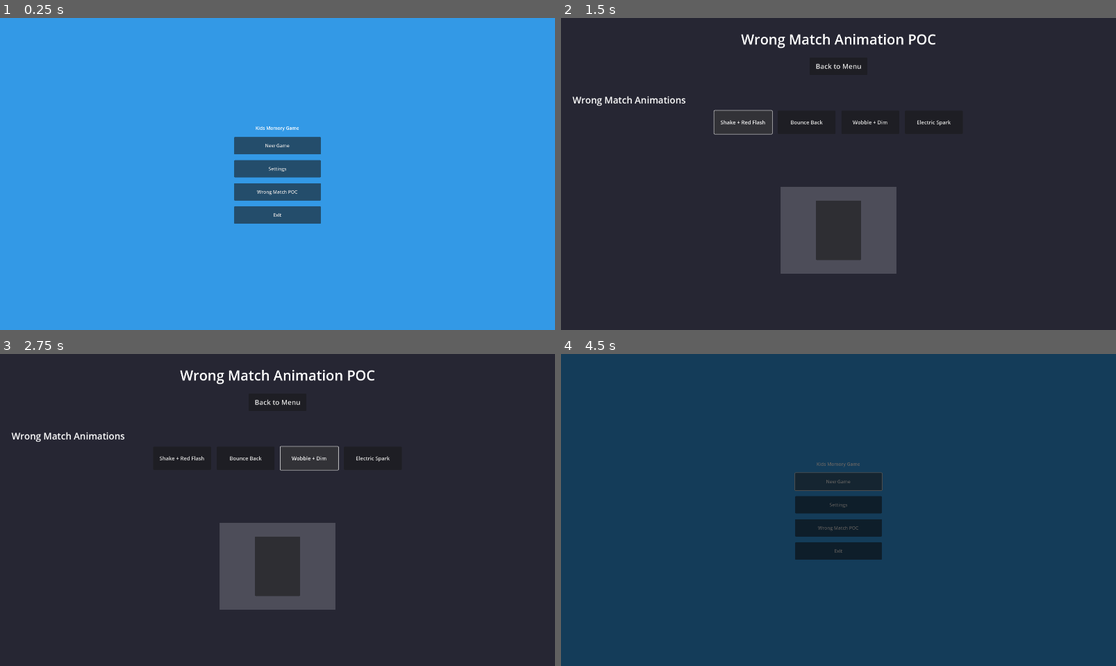
Above: before the commit, frames 1-4 (two rows, left to right).
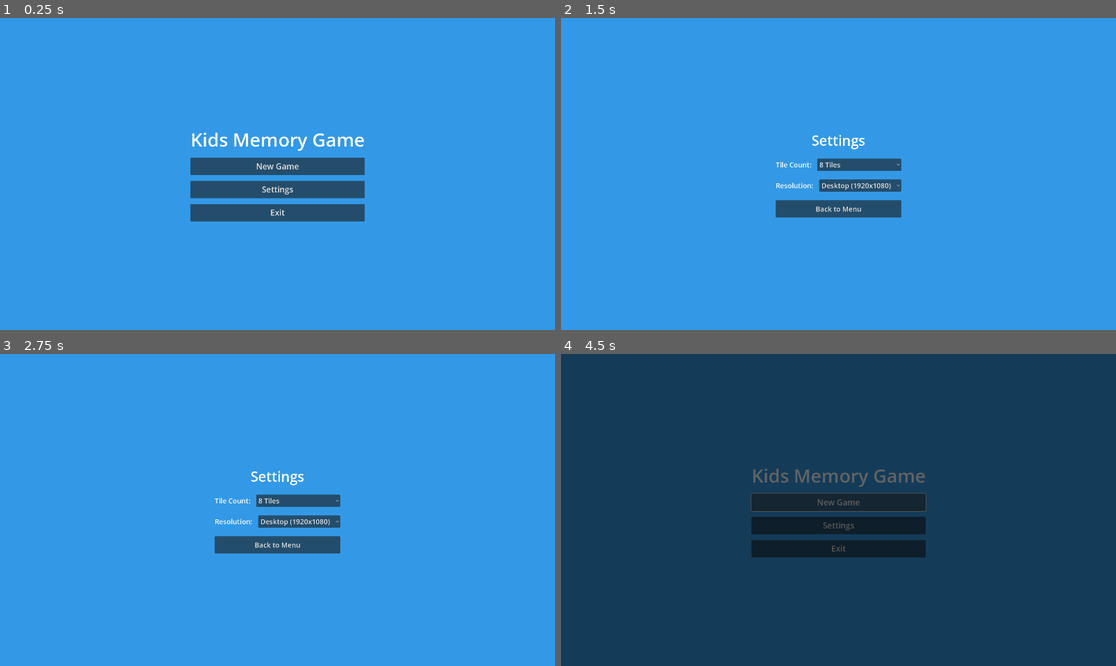
Above: after the commit, the same moments.

Repository: ccjx/kids-memory-game
Game: Godot game, scene res://scenes/MainMenu.tscn
The game is run twice, just before and just after one commit, with the same random seed, the same clock (stepped at 60 frames per second) and the same inputs.
Inputs (mouse positions are in pixels of both pictures, inside the frame that each line leads up to):
- Up to frame 1 (0.25 s): no input
- Up to frame 2 (1.5 s): click (838, 192) at 0.5 s, where only the run before the commit has a clickable "Wrong Match POC"; click (744, 120) at 1.25 s, where only the run before the commit has a clickable "Shake + Red Flash"
- Up to frame 3 (2.75 s): click (310, 456) at 2 s, where only the run before the commit has a clickable "Wobble + Dim"
- Up to frame 4 (4.5 s): click (932, 456) at 2.75 s, where only the run before the commit has a clickable "Electric Spark"; click "Back to Menu" at 3.5 s; click "New Game" at 4.25 s

The runs differ from the first frame. In frame 1, 4.9% of the frame differs, in the area x 34-66%, y 34-66%; in frame 2, 100%, in the area x 0-100%, y 0-100%; in frame 3, 100%; in frame 4, 4.9%.

Commit message:
implemented R4, fix bugs

Diff:
--- a/scenes/MainMenu.tscn
+++ b/scenes/MainMenu.tscn
@@ -51,11 +51,6 @@
 layout_mode = 2
 text = "Settings"
 
-[node name="WrongMatchPOCButton" type="Button" parent="VBoxContainer"]
-custom_minimum_size = Vector2(0, 60)
-layout_mode = 2
-text = "Wrong Match POC"
-
 [node name="ExitButton" type="Button" parent="VBoxContainer"]
 custom_minimum_size = Vector2(0, 60)
 layout_mode = 2
--- a/scenes/WrongMatchPOC.tscn
+++ /dev/null
@@ -1,147 +0,0 @@
-[gd_scene load_steps=2 format=3 uid="uid://b7xqm3pk2whe"]
-
-[ext_resource type="Script" path="res://scripts/WrongMatchPOC.gd" id="1_wrong_script"]
-
-[node name="WrongMatchPOC" type="Control"]
-layout_mode = 3
-anchors_preset = 15
-anchor_right = 1.0
-anchor_bottom = 1.0
-grow_horizontal = 2
-grow_vertical = 2
-script = ExtResource("1_wrong_script")
-
-[node name="ColorRect" type="ColorRect" parent="."]
-layout_mode = 1
-anchors_preset = 15
-anchor_right = 1.0
-anchor_bottom = 1.0
-grow_horizontal = 2
-grow_vertical = 2
-color = Color(0.15, 0.15, 0.2, 1)
-
-[node name="MarginContainer" type="MarginContainer" parent="."]
-layout_mode = 1
-anchors_preset = 15
-anchor_right = 1.0
-anchor_bottom = 1.0
-grow_horizontal = 2
-grow_vertical = 2
-theme_override_constants/margin_left = 40
-theme_override_constants/margin_top = 40
-theme_override_constants/margin_right = 40
-theme_override_constants/margin_bottom = 40
-
-[node name="VBoxContainer" type="VBoxContainer" parent="MarginContainer"]
-layout_mode = 2
-theme_override_constants/separation = 30
-
-[node name="Title" type="Label" parent="MarginContainer/VBoxContainer"]
-layout_mode = 2
-theme_override_font_sizes/font_size = 48
-text = "Wrong Match Animation POC"
-horizontal_alignment = 1
-
-[node name="BackButton" type="Button" parent="MarginContainer/VBoxContainer"]
-custom_minimum_size = Vector2(200, 60)
-layout_mode = 2
-size_flags_horizontal = 4
-theme_override_font_sizes/font_size = 24
-text = "Back to Menu"
-
-[node name="HSeparator" type="HSeparator" parent="MarginContainer/VBoxContainer"]
-layout_mode = 2
-
-[node name="WrongMatchSection" type="VBoxContainer" parent="MarginContainer/VBoxContainer"]
-layout_mode = 2
-theme_override_constants/separation = 15
-
-[node name="WrongMatchTitle" type="Label" parent="MarginContainer/VBoxContainer/WrongMatchSection"]
-layout_mode = 2
-theme_override_font_sizes/font_size = 32
-text = "Wrong Match Animations"
-
-[node name="WrongMatchButtons" type="HBoxContainer" parent="MarginContainer/VBoxContainer/WrongMatchSection"]
-layout_mode = 2
-size_flags_horizontal = 4
-theme_override_constants/separation = 20
-
-[node name="ShakeRedFlash" type="Button" parent="MarginContainer/VBoxContainer/WrongMatchSection/WrongMatchButtons"]
-custom_minimum_size = Vector2(200, 80)
-layout_mode = 2
-theme_override_font_sizes/font_size = 18
-text = "Shake + Red Flash"
-
-[node name="BounceBack" type="Button" parent="MarginContainer/VBoxContainer/WrongMatchSection/WrongMatchButtons"]
-custom_minimum_size = Vector2(200, 80)
-layout_mode = 2
-theme_override_font_sizes/font_size = 18
-text = "Bounce Back"
-
-[node name="WobbleDim" type="Button" parent="MarginContainer/VBoxContainer/WrongMatchSection/WrongMatchButtons"]
-custom_minimum_size = Vector2(200, 80)
-layout_mode = 2
-theme_override_font_sizes/font_size = 18
-text = "Wobble + Dim"
-
-[node name="ElectricSpark" type="Button" parent="MarginContainer/VBoxContainer/WrongMatchSection/WrongMatchButtons"]
-custom_minimum_size = Vector2(200, 80)
-layout_mode = 2
-theme_override_font_sizes/font_size = 18
-text = "Electric Spark"
-
-[node name="DemoArea" type="CenterContainer" parent="MarginContainer/VBoxContainer"]
-custom_minimum_size = Vector2(0, 300)
-layout_mode = 2
-size_flags_vertical = 3
-
-[node name="DemoPanel" type="Panel" parent="MarginContainer/VBoxContainer/DemoArea"]
-custom_minimum_size = Vector2(400, 300)
-layout_mode = 2
-
-[node name="Background" type="ColorRect" parent="MarginContainer/VBoxContainer/DemoArea/DemoPanel"]
-layout_mode = 1
-anchors_preset = 15
-anchor_right = 1.0
-anchor_bottom = 1.0
-grow_horizontal = 2
-grow_vertical = 2
-color = Color(0.3, 0.3, 0.35, 1)
-
-[node name="DemoCard" type="TextureRect" parent="MarginContainer/VBoxContainer/DemoArea/DemoPanel"]
-layout_mode = 1
-anchors_preset = 8
-anchor_left = 0.5
-anchor_top = 0.5
-anchor_right = 0.5
-anchor_bottom = 0.5
-offset_left = -75.0
-offset_top = -100.0
-offset_right = 75.0
-offset_bottom = 100.0
-grow_horizontal = 2
-grow_vertical = 2
-pivot_offset = Vector2(75, 100)
-expand_mode = 1
-stretch_mode = 5
-
-[node name="CardBorder" type="Panel" parent="MarginContainer/VBoxContainer/DemoArea/DemoPanel"]
-layout_mode = 1
-anchors_preset = 8
-anchor_left = 0.5
-anchor_top = 0.5
-anchor_right = 0.5
-anchor_bottom = 0.5
-offset_left = -78.0
-offset_top = -103.0
-offset_right = 78.0
-offset_bottom = 103.0
-grow_horizontal = 2
-grow_vertical = 2
-mouse_filter = 2
-
-[connection signal="pressed" from="MarginContainer/VBoxContainer/BackButton" to="." method="_on_back_button_pressed"]
-[connection signal="pressed" from="MarginContainer/VBoxContainer/WrongMatchSection/WrongMatchButtons/ShakeRedFlash" to="." method="_on_shake_red_flash_pressed"]
-[connection signal="pressed" from="MarginContainer/VBoxContainer/WrongMatchSection/WrongMatchButtons/BounceBack" to="." method="_on_bounce_back_pressed"]
-[connection signal="pressed" from="MarginContainer/VBoxContainer/WrongMatchSection/WrongMatchButtons/WobbleDim" to="." method="_on_wobble_dim_pressed"]
-[connection signal="pressed" from="MarginContainer/VBoxContainer/WrongMatchSection/WrongMatchButtons/ElectricSpark" to="." method="_on_electric_spark_pressed"]
--- a/scripts/GameBoard.gd
+++ b/scripts/GameBoard.gd
@@ -23,6 +23,7 @@
 @onready var victory_panel: Panel = $VictoryPanel
 @onready var play_again_button: Button = $VictoryPanel/VBoxContainer/PlayAgainButton
 @onready var menu_button: Button = $VictoryPanel/VBoxContainer/MenuButton
+@onready var complete_label: Label = $VictoryPanel/VBoxContainer/Panel/CompleteLabel
 
 var back_texture: Texture2D
 var first_tile: Control = null
@@ -32,6 +33,17 @@
 var is_checking: bool = false
 
 func _ready() -> void:
+	# Apply UI scaling with pivot at top-left
+	var scale_factor = GameSettings.get_ui_scale_factor()
+	pivot_offset = Vector2.ZERO
+	scale = Vector2.ONE * scale_factor
+
+	# Scale fonts
+	back_button.add_theme_font_size_override("font_size", int(24 * scale_factor))
+	complete_label.add_theme_font_size_override("font_size", int(64 * scale_factor))
+	play_again_button.add_theme_font_size_override("font_size", int(28 * scale_factor))
+	menu_button.add_theme_font_size_override("font_size", int(28 * scale_factor))
+
 	# Load back texture
 	back_texture = load("res://assets/images/ui/card_back.svg")
 
--- a/scripts/GameSettings.gd
+++ b/scripts/GameSettings.gd
@@ -4,6 +4,9 @@
 const SECTION = "game"
 const TILE_COUNT_KEY = "tile_count"
 const RESOLUTION_KEY = "resolution"
+
+# Base resolution for UI scaling calculations
+const BASE_RESOLUTION_WIDTH = 1920.0
 
 # Resolution presets
 enum Resolution {
@@ -20,10 +23,12 @@
 
 var tile_count: int = 8  # Default: 8 tiles (4 pairs)
 var current_resolution: Resolution = Resolution.DESKTOP
+var ui_scale_factor: float = 1.0
 
 func _ready() -> void:
 	load_settings()
 	apply_resolution()
+	apply_ui_scaling()
 
 func load_settings() -> void:
 	var config = ConfigFile.new()
@@ -58,9 +63,20 @@
 	current_resolution = res
 	save_settings()
 	apply_resolution()
+	apply_ui_scaling()
 
 func get_resolution() -> Resolution:
 	return current_resolution
+
+func get_ui_scale_factor() -> float:
+	return ui_scale_factor
+
+func calculate_scale_factor() -> float:
+	var size = RESOLUTION_SIZES[current_resolution]
+	return size.x / BASE_RESOLUTION_WIDTH
+
+func apply_ui_scaling() -> void:
+	ui_scale_factor = calculate_scale_factor()
 
 func apply_resolution() -> void:
 	var size = RESOLUTION_SIZES[current_resolution]
--- a/scripts/MainMenu.gd
+++ b/scripts/MainMenu.gd
@@ -2,13 +2,23 @@
 
 @onready var new_game_button: Button = $VBoxContainer/NewGameButton
 @onready var settings_button: Button = $VBoxContainer/SettingsButton
-@onready var wrong_match_poc_button: Button = $VBoxContainer/WrongMatchPOCButton
 @onready var exit_button: Button = $VBoxContainer/ExitButton
+@onready var title_label: Label = $VBoxContainer/TitleLabel
 
 func _ready() -> void:
+	# Apply UI scaling with pivot at top-left to prevent overflow
+	var scale_factor = GameSettings.get_ui_scale_factor()
+	pivot_offset = Vector2.ZERO
+	scale = Vector2.ONE * scale_factor
+
+	# Scale fonts
+	title_label.add_theme_font_size_override("font_size", int(64 * scale_factor))
+	new_game_button.add_theme_font_size_override("font_size", int(28 * scale_factor))
+	settings_button.add_theme_font_size_override("font_size", int(28 * scale_factor))
+	exit_button.add_theme_font_size_override("font_size", int(28 * scale_factor))
+
 	new_game_button.pressed.connect(_on_new_game_pressed)
 	settings_button.pressed.connect(_on_settings_pressed)
-	wrong_match_poc_button.pressed.connect(_on_wrong_match_poc_pressed)
 	exit_button.pressed.connect(_on_exit_pressed)
 
 func _on_new_game_pressed() -> void:
@@ -17,8 +27,5 @@
 func _on_settings_pressed() -> void:
 	SceneManager.goto_settings()
 
-func _on_wrong_match_poc_pressed() -> void:
-	SceneManager.goto_wrong_match_poc()
-
 func _on_exit_pressed() -> void:
 	get_tree().quit()
--- a/scripts/SettingsScene.gd
+++ b/scripts/SettingsScene.gd
@@ -3,8 +3,24 @@
 @onready var tile_count_option: OptionButton = $VBoxContainer/TileCountContainer/OptionButton
 @onready var resolution_option: OptionButton = $VBoxContainer/ResolutionContainer/OptionButton
 @onready var back_button: Button = $VBoxContainer/BackButton
+@onready var title_label: Label = $VBoxContainer/TitleLabel
+@onready var tile_label: Label = $VBoxContainer/TileCountContainer/Label
+@onready var resolution_label: Label = $VBoxContainer/ResolutionContainer/Label
 
 func _ready() -> void:
+	# Apply UI scaling with pivot at top-left
+	var scale_factor = GameSettings.get_ui_scale_factor()
+	pivot_offset = Vector2.ZERO
+	scale = Vector2.ONE * scale_factor
+
+	# Scale fonts
+	title_label.add_theme_font_size_override("font_size", int(48 * scale_factor))
+	tile_label.add_theme_font_size_override("font_size", int(24 * scale_factor))
+	tile_count_option.add_theme_font_size_override("font_size", int(24 * scale_factor))
+	resolution_label.add_theme_font_size_override("font_size", int(24 * scale_factor))
+	resolution_option.add_theme_font_size_override("font_size", int(24 * scale_factor))
+	back_button.add_theme_font_size_override("font_size", int(24 * scale_factor))
+
 	# Setup tile count options
 	tile_count_option.clear()
 	tile_count_option.add_item("8 Tiles", 0)
@@ -45,6 +61,18 @@
 
 func _on_resolution_selected(index: int) -> void:
 	GameSettings.set_resolution(index as GameSettings.Resolution)
+	# Update UI scaling for this scene
+	var scale_factor = GameSettings.get_ui_scale_factor()
+	pivot_offset = Vector2.ZERO
+	scale = Vector2.ONE * scale_factor
+
+	# Re-apply font sizes
+	title_label.add_theme_font_size_override("font_size", int(48 * scale_factor))
+	tile_label.add_theme_font_size_override("font_size", int(24 * scale_factor))
+	tile_count_option.add_theme_font_size_override("font_size", int(24 * scale_factor))
+	resolution_label.add_theme_font_size_override("font_size", int(24 * scale_factor))
+	resolution_option.add_theme_font_size_override("font_size", int(24 * scale_factor))
+	back_button.add_theme_font_size_override("font_size", int(24 * scale_factor))
 
 func _on_back_pressed() -> void:
 	SceneManager.goto_main_menu()
--- a/scripts/WrongMatchPOC.gd
+++ /dev/null
@@ -1,117 +0,0 @@
-extends Control
-
-@onready var demo_card: TextureRect = $MarginContainer/VBoxContainer/DemoArea/DemoPanel/DemoCard
-@onready var demo_panel: Panel = $MarginContainer/VBoxContainer/DemoArea/DemoPanel
-
-var card_texture: Texture2D
-
-func _ready() -> void:
-	# Load demo image
-	if ResourceLoader.exists("res://assets/images/animals/1.jpg"):
-		card_texture = load("res://assets/images/animals/1.jpg")
-		demo_card.texture = card_texture
-
-	# Ensure pivot is centered
-	demo_card.pivot_offset = demo_card.size / 2
-
-func _on_back_button_pressed() -> void:
-	SceneManager.goto_main_menu()
-
-# Animation button handlers
-func _on_shake_red_flash_pressed() -> void:
-	reset_card()
-	shake_red_flash()
-
-func _on_bounce_back_pressed() -> void:
-	reset_card()
-	bounce_back()
-
-func _on_wobble_dim_pressed() -> void:
-	reset_card()
-	wobble_dim()
-
-func _on_electric_spark_pressed() -> void:
-	reset_card()
-	electric_spark()
-
-# Reset card to default state
-func reset_card() -> void:
-	demo_card.rotation = 0.0
-	demo_card.scale = Vector2.ONE
-	demo_card.modulate = Color.WHITE
-	demo_card.pivot_offset = demo_card.size / 2
-
-# Animation 1: Shake with Red Flash
-func shake_red_flash() -> void:
-	# Flash red twice
-	for i in range(2):
-		demo_card.modulate = Color(1.8, 0.2, 0.2)
-		await get_tree().create_timer(0.1).timeout
-		demo_card.modulate = Color.WHITE
-		await get_tree().create_timer(0.15).timeout
-
-	# Shake 8 times
-	for i in range(8):
-		demo_card.rotation = deg_to_rad(randf_range(-5, 5))
-		await get_tree().create_timer(0.04).timeout
-
-	demo_card.rotation = 0.0
-
-# Animation 2: Bounce Back
-func bounce_back() -> void:
-	# Scale down (move back)
-	var tween1 = create_tween()
-	tween1.tween_property(demo_card, "scale", Vector2(0.85, 0.85), 0.15)
-	await tween1.finished
-
-	# Bounce forward
-	var tween2 = create_tween()
-	tween2.tween_property(demo_card, "scale", Vector2(1.15, 1.15), 0.2).set_trans(Tween.TRANS_BOUNCE).set_ease(Tween.EASE_OUT)
-	await tween2.finished
-
-	# Return to normal
-	var tween3 = create_tween()
-	tween3.tween_property(demo_card, "scale", Vector2.ONE, 0.15)
-	await tween3.finished
-
-# Animation 3: Wobble and Dim
-func wobble_dim() -> void:
-	# Start dimming
-	var dim_tween = create_tween()
-	dim_tween.tween_property(demo_card, "modulate", Color(0.4, 0.4, 0.4), 0.5)
-
-	# Wobble back and forth
-	var angles = [20, -20, 15, -15, 10, -10, 5, -5, 0]
-	for angle in angles:
-		demo_card.rotation = deg_to_rad(angle)
-		await get_tree().create_timer(0.06).timeout
-
-	# Restore brightness
-	var restore_tween = create_tween()
-	restore_tween.tween_property(demo_card, "modulate", Color.WHITE, 0.3)
-	await restore_tween.finished
-
-# Animation 4: Electric Spark
-func electric_spark() -> void:
-	# Create spark particles
-	var spark_scene = preload("res://scenes/effects/ElectricSpark.tscn")
-	var spark = spark_scene.instantiate()
-	demo_panel.add_child(spark)
-
-	# Position at card center
-	spark.position = demo_card.position + demo_card.size / 2
-	spark.emitting = true
-
-	# Jitter the card
-	for i in range(15):
-		demo_card.rotation = deg_to_rad(randf_range(-3, 3))
-		demo_card.scale = Vector2.ONE * randf_range(0.98, 1.02)
-		await get_tree().create_timer(0.03).timeout
-
-	# Reset
-	demo_card.rotation = 0.0
-	demo_card.scale = Vector2.ONE
-
-	# Clean up particles
-	await get_tree().create_timer(0.5).timeout
-	spark.queue_free()
Not shown, changed: plans/P-R004.md
Not shown, changed: plans/plans-index.md
Not shown, changed: requirements/R004.md
Not shown, changed: requirements/index.md
